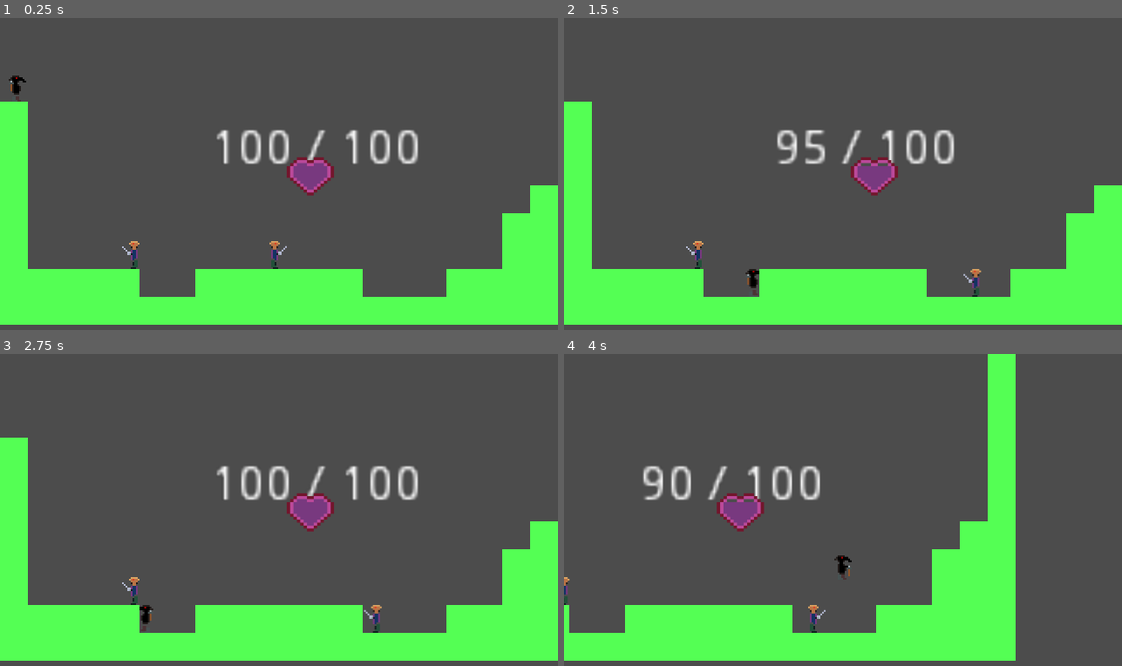
Above: before the commit, frames 1-4 (two rows, left to right).
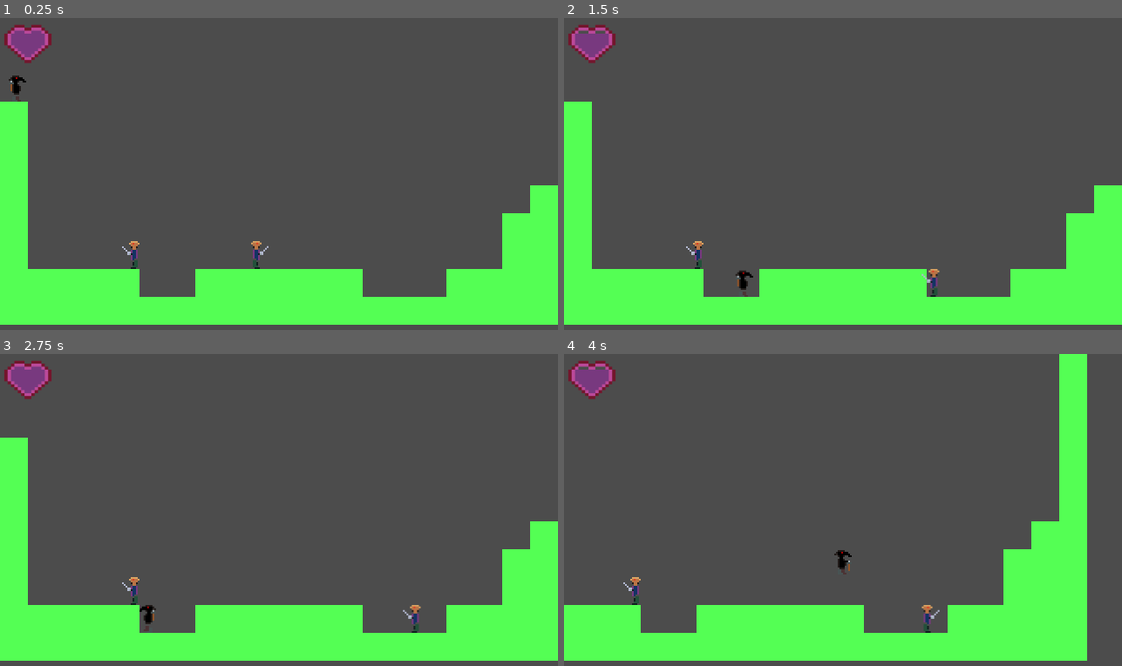
Above: after the commit, the same moments.

Repository: Guardian180/Game-Jam
Game: Godot game, scene res://src/Main.tscn
Same seed, same stepped clock (60 frames per second), same inputs: the game is played once before the commit and once after it.
Inputs (mouse positions are in pixels of both pictures, inside the frame that each line leads up to):
- Up to frame 1 (0.25 s): no input
- Up to frame 2 (1.5 s): tap Enter (ui_accept) at 0.5 s; move the mouse to (965, 158) at 0.52 s; hold D (MoveRight) from 0.53 s (still down); tap Q (Attack) at 0.6, 1.35 s; tap Space (Jump) at 0.77 s; move the mouse to (731, 189) at 1.27 s
- Up to frame 3 (2.75 s): tap Space (Jump) at 1.52 s; move the mouse to (334, 441) at 2.02 s; release D (MoveRight) at 2.03 s; hold A (MoveLeft) from 2.03 s (still down); tap P (Ouch) at 2.1 s; tap Q (Attack) at 2.3 s
- Up to frame 4 (4 s): move the mouse to (815, 572) at 2.77 s; release A (MoveLeft) at 2.78 s; hold D (MoveRight) from 2.78 s (still down); tap E (Platform) at 2.85 s; tap Space (Jump) at 3.02, 3.77 s; tap Q (Attack) at 3.05, 3.8 s; move the mouse to (1010, 556) at 3.52 s; click (1010, 556) at 3.6 s

The runs differ from the first frame. In frame 1, 3.2% of the frame differs, in the area x 0-75%, y 2-81%; in frame 2, 3.2%; in frame 3, 3.3%; in frame 4, 21%, in the area x 0-94%, y 0-99%.

Commit message:
Some stuff

Diff:
--- a/src/Health.gd
+++ b/src/Health.gd
@@ -7,30 +7,8 @@
 
 
 func _on_Player_health_update(maxh, curh):
-	$Label.text = format % [curh, maxh]
 	# this will update the heart sprite depending on health value. it could probably be simplified
 	# using an equation but this will work.
 	var hearts = $Hearts
-	if curh == maxh:
-		hearts.frame = 0
-	elif curh >= maxh * 0.9 and curh < maxh:
-		hearts.frame = 1
-	elif curh >= maxh * 0.8 and curh < maxh * 0.9:
-		hearts.frame = 2
-	elif curh >= maxh * 0.7 and curh < maxh * 0.8:
-		hearts.frame = 3
-	elif curh >= maxh * 0.6 and curh < maxh * 0.7:
-		hearts.frame = 4
-	elif curh >= maxh * 0.5 and curh < maxh * 0.6:
-		hearts.frame = 5
-	elif curh >= maxh * 0.4 and curh < maxh * 0.5:
-		hearts.frame = 6
-	elif curh >= maxh * 0.3 and curh < maxh * 0.4:
-		hearts.frame = 7
-	elif curh >= maxh * 0.2 and curh < maxh * 0.3:
-		hearts.frame = 8
-	elif curh >= maxh * 0.1 and curh < maxh * 0.2:
-		hearts.frame = 9
-	else:
-		hearts.frame = 10
+	hearts.frame = maxh / 10 - curh / 10
 	print(str(hearts.frame)) #debug
--- a/src/HealthDisplay.tscn
+++ b/src/HealthDisplay.tscn
@@ -5,20 +5,9 @@
 
 [node name="Health" type="Control"]
 script = ExtResource( 1 )
-__meta__ = {
-"_edit_use_anchors_": false
-}
-
-[node name="Label" type="Label" parent="."]
-margin_right = 40.0
-margin_bottom = 14.0
-text = "20/10"
-__meta__ = {
-"_edit_use_anchors_": false
-}
 
 [node name="Hearts" type="Sprite" parent="."]
-position = Vector2( 45, 6 )
+position = Vector2( 8, 7 )
 scale = Vector2( 0.242188, 0.210938 )
 texture = ExtResource( 2 )
 hframes = 8
--- a/src/Hitbox.gd
+++ b/src/Hitbox.gd
@@ -4,10 +4,10 @@
 export var speed = Vector2(0.0, 0.0)
 export var projectile = false
 export var knock_power = Vector2(0.0, 0.0)
+export var should_bump = false
 
 func _process(delta):
 	position += delta * speed
-
 
 func _on_Hitbox_area_entered(area):
 	area.get_parent().take_damage(knock_power, damage)
--- a/src/Main.tscn
+++ b/src/Main.tscn
@@ -8,27 +8,15 @@
 
 [node name="Main" type="Node2D"]
 script = ExtResource( 3 )
-friction = 0.66
-gravity = 15.0
+friction = 0.5
+gravity = 10.0
 
 [node name="Player" parent="." instance=ExtResource( 2 )]
 position = Vector2( 5, 20 )
-jump_height = 150.0
+jump_height = 125.0
 
 [node name="TileMap" parent="." instance=ExtResource( 1 )]
 tile_data = PoolIntArray( -1, 0, 0, -65536, 0, 0, -65535, 0, 0, -65534, 0, 0, -65533, 0, 0, -65532, 0, 0, -65531, 0, 0, …(1157 unchanged characters)…
-
-[node name="Health" parent="." instance=ExtResource( 5 )]
-margin_left = 44.0
-margin_top = 39.0
-margin_right = 44.0
-margin_bottom = 39.0
-
-[node name="Label" parent="Health" index="0"]
-margin_left = 16.0
-margin_top = -8.0
-margin_right = 56.0
-margin_bottom = 6.0
 
 [node name="Enemy" parent="." instance=ExtResource( 6 )]
 position = Vector2( 60, 65 )
@@ -38,6 +26,8 @@
 acc = 0.0
 direction = -1
 
-[connection signal="health_update" from="Player" to="Health" method="_on_Player_health_update"]
+[node name="Interface" type="CanvasLayer" parent="."]
 
-[editable path="Health"]
+[node name="Health" parent="Interface" instance=ExtResource( 5 )]
+
+[connection signal="health_update" from="Player" to="Interface/Health" method="_on_Player_health_update"]
--- a/src/Player.gd
+++ b/src/Player.gd
@@ -5,9 +5,9 @@
 
 signal health_update(maxh, curh)
 
-export var acc: = 30.0
-
-export var jump_height: = 30.0
+export var acc: = 10.0
+
+export var jump_height: = 10.0
 
 export var max_health = 100
 
@@ -64,7 +64,7 @@
 			var pressed_up = Input.is_action_pressed("Up")
 			var pressed_down = Input.is_action_pressed("Down")
 			var rel_pos = Vector2(0, -3 if pressed_up else 3) if pressed_up || pressed_down else Vector2(3 if is_facing_right else -3, 0)
-			do_melee_attack(size, rel_pos, 10, false)
+			do_melee_attack(size, rel_pos, 10, Vector2(200, -100) if not (pressed_up || pressed_down) else Vector2.ZERO, false, false)
 		elif _charge_timer > _melee_delay:
 			is_still_charging = true
 
@@ -123,12 +123,13 @@
 	return hitbox
 
 
-func do_melee_attack(size, rel_pos, damage, heals):
+func do_melee_attack(size, rel_pos, damage, heals, knockback, bumps):
 	var hitbox = create_hitbox(size, rel_pos, 5)
-	hitbox.knock_power = Vector2(200, -100)
+	hitbox.knock_power = knockback
+	hitbox.should_bump = bumps
 	# Subscribe to get health!
 	if heals:
-		hitbox.connect("area_entered", self, "_on_Hitbox_area_entered")
+		hitbox.connect("area_entered", self, "_on_Hitbox_area_entered", [hitbox])
 	yield(get_tree().create_timer(_melee_delay), "timeout")
 	is_attacking = false
 	hitbox.queue_free()
@@ -180,7 +181,7 @@
 		is_attacking = true
 		var size = Vector2(1.0, 2.0) if pressed_up || pressed_down else Vector2(2.0, 1.0)
 		var rel_pos = Vector2(0, -3 if pressed_up else 3) if pressed_up || pressed_down else Vector2(2 if is_facing_right else -3, 0)
-		do_melee_attack(size, rel_pos, 5, true)
+		do_melee_attack(size, rel_pos, 5, true, Vector2(200, -100) if not (pressed_up || pressed_down) else Vector2.ZERO, pressed_down && !pressed_up)
 
 	if Input.is_action_just_released("Attack"):
 		is_charging = false
@@ -208,10 +209,9 @@
 			create_platform()
 			add_or_remove_health(5)
 
-func _on_Hitbox_area_entered(area):
+func _on_Hitbox_area_entered(area, hitbox):
 	add_or_remove_health(-(max_health / 100))
-	print (area.get_node("CollisionShape2D").position, position)
-	if area.get_node("CollisionShape2D").position.y > position.y + $CollisionShape2D.shape.get_extents().y:
+	if hitbox.should_bump:
 		vel.y = -jump_height /1.25
 
 func do_knife_animation():
--- a/src/Player.tscn
+++ b/src/Player.tscn
@@ -11,11 +11,6 @@
 flags = 4
 atlas = ExtResource( 3 )
 region = Rect2( 0, 0, 64, 64 )
-
-[sub_resource type="AtlasTexture" id=10]
-flags = 4
-atlas = ExtResource( 3 )
-region = Rect2( 64, 128, 64, 64 )
 
 [sub_resource type="AtlasTexture" id=5]
 flags = 4
@@ -42,12 +37,22 @@
 atlas = ExtResource( 3 )
 region = Rect2( 320, 0, 64, 64 )
 
+[sub_resource type="AtlasTexture" id=10]
+flags = 4
+atlas = ExtResource( 3 )
+region = Rect2( 64, 128, 64, 64 )
+
 [sub_resource type="SpriteFrames" id=3]
 animations = [ {
 "frames": [ SubResource( 4 ) ],
 "loop": true,
 "name": "idle",
 "speed": 5.0
+}, {
+"frames": [ SubResource( 5 ), SubResource( 6 ), SubResource( 7 ), SubResource( 8 ), SubResource( 9 ) ],
+"loop": true,
+"name": "move",
+"speed": 20.0
 }, {
 "frames": [ ExtResource( 1 ) ],
 "loop": true,
@@ -58,11 +63,6 @@
 "loop": true,
 "name": "jump",
 "speed": 5.0
-}, {
-"frames": [ SubResource( 5 ), SubResource( 6 ), SubResource( 7 ), SubResource( 8 ), SubResource( 9 ) ],
-"loop": true,
-"name": "move",
-"speed": 20.0
 } ]
 
 [node name="Player" type="KinematicBody2D"]
Not shown, changed: Assets/Basic Swordsman SS.png.import
Not shown, changed: Assets/Basic Swordsman.png.import
Not shown, changed: Assets/Fall.png.import
Not shown, changed: Assets/Heart Spreadsheet.png.import
Not shown, changed: Assets/Knife Attack SS.png.import
Not shown, changed: Assets/Magic Archer ss.png.import
Not shown, changed: Assets/Plague Spreadsheet.png.import
Not shown, changed: Assets/Plague_Spreadsheet.png.import
Not shown, changed: Assets/The Behemoth SS.png.import
Not shown, changed: Assets/Tile Spread Sheet Area 1.png.import
Not shown, changed: Assets/TileMap.png.import
